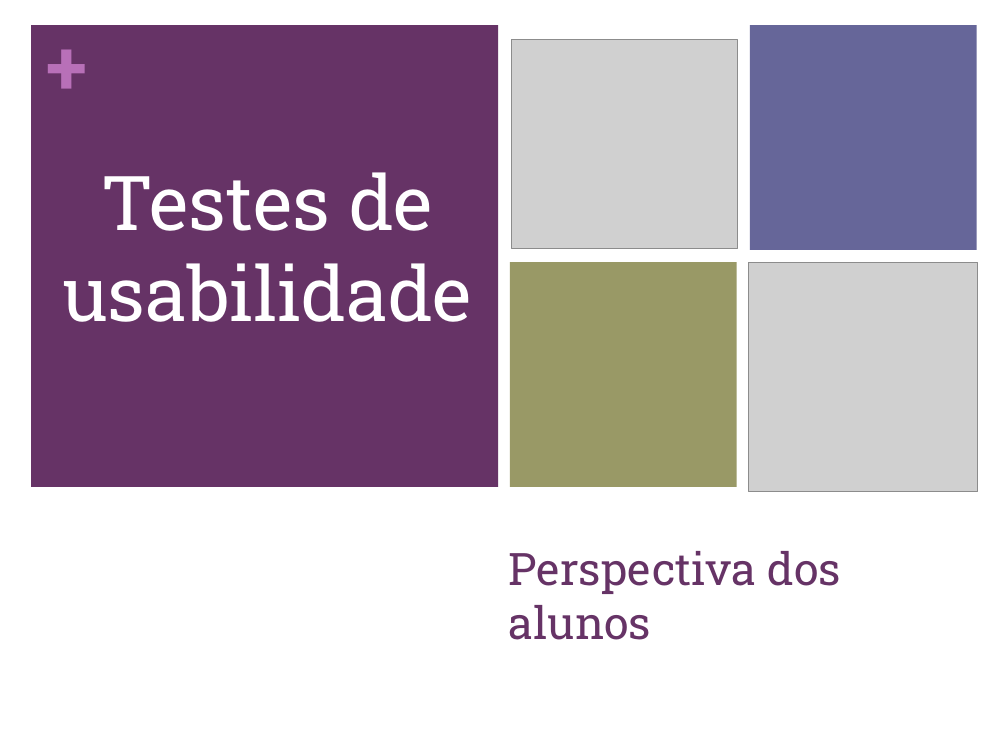
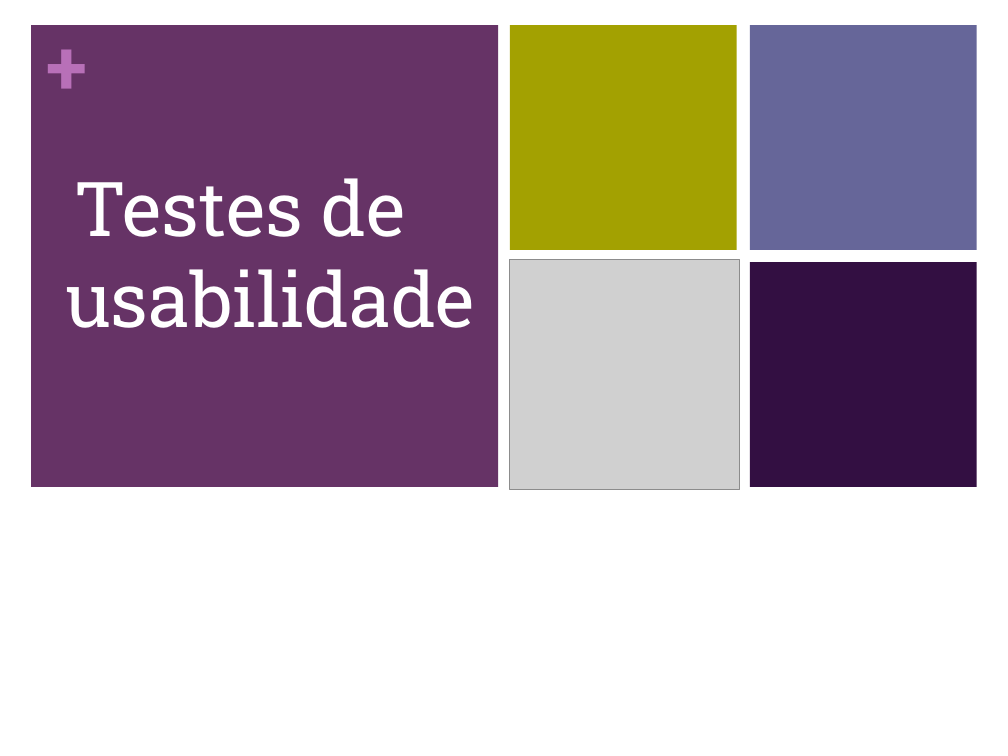
Before and after one commit to carboned4/C_C_U-2015-10, a slide deck: slide 4 of Aula 08/G10 - Apresentacao - Lab08.pptx (slide 2 before the commit). Drawn at 1008x756 pixels with LibreOffice and Linux fonts; fonts in the diff are those of the drawing; grey boxes stand for pictures. Boxes give left, top, right and bottom in pixels: in the first picture for what was removed or moved away, otherwise in the second. Text is boxed around its words. In the diff, an @@ line names an element or a change of style, - is before the commit and + after.

```diff
--- a/Aula 08/G10 - Apresentacao - Lab08.pptx
+++ b/Aula 08/G10 - Apresentacao - Lab08.pptx
@@ rectangle added at (510,25,737,250), fill #A3A101 @@
@@ picture removed at (512,39,738,248) @@
@@ text "Testes de usabilidade" at (65,178,475,328): alignment centre to left; bullet none to ■; more space between paragraphs @@
@@ picture added at (510,259,740,489) @@
@@ picture removed at (748,262,978,492) @@
@@ rectangle added at (750,262,977,487), fill #330F42 @@
@@ title removed at (509,551,841,640) @@
-Perspectiva dos alunos
```
Also in this commit, not shown: 7 other slides changed, 2 slides added.
